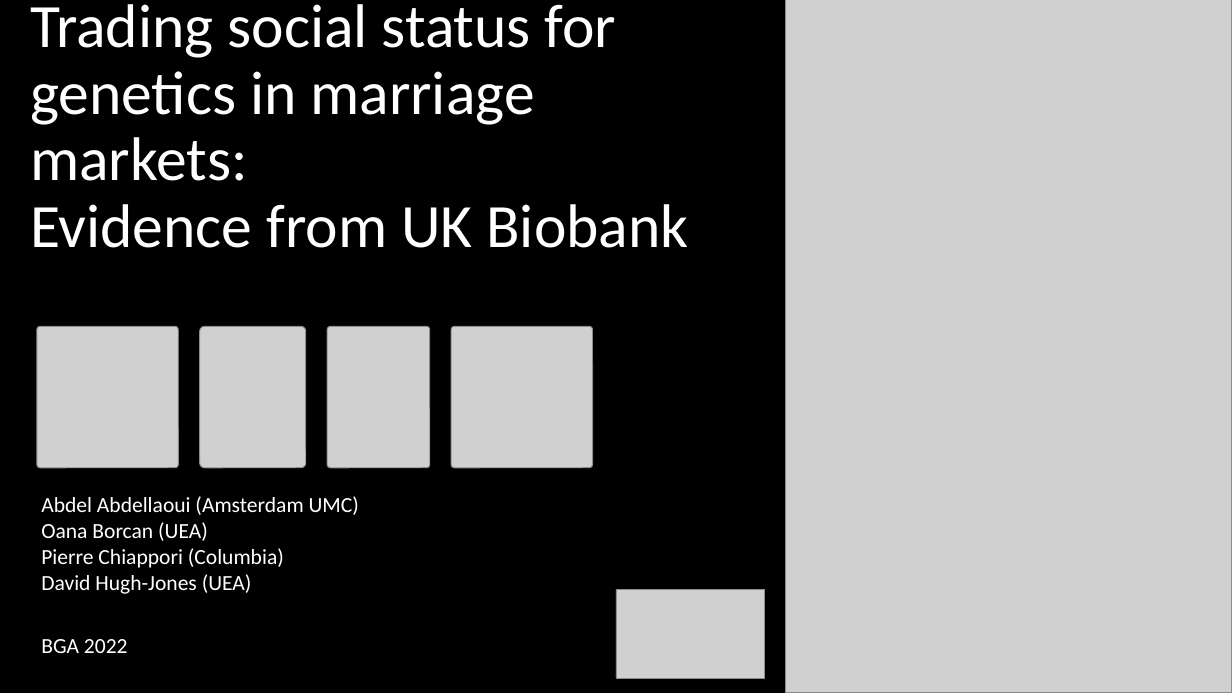
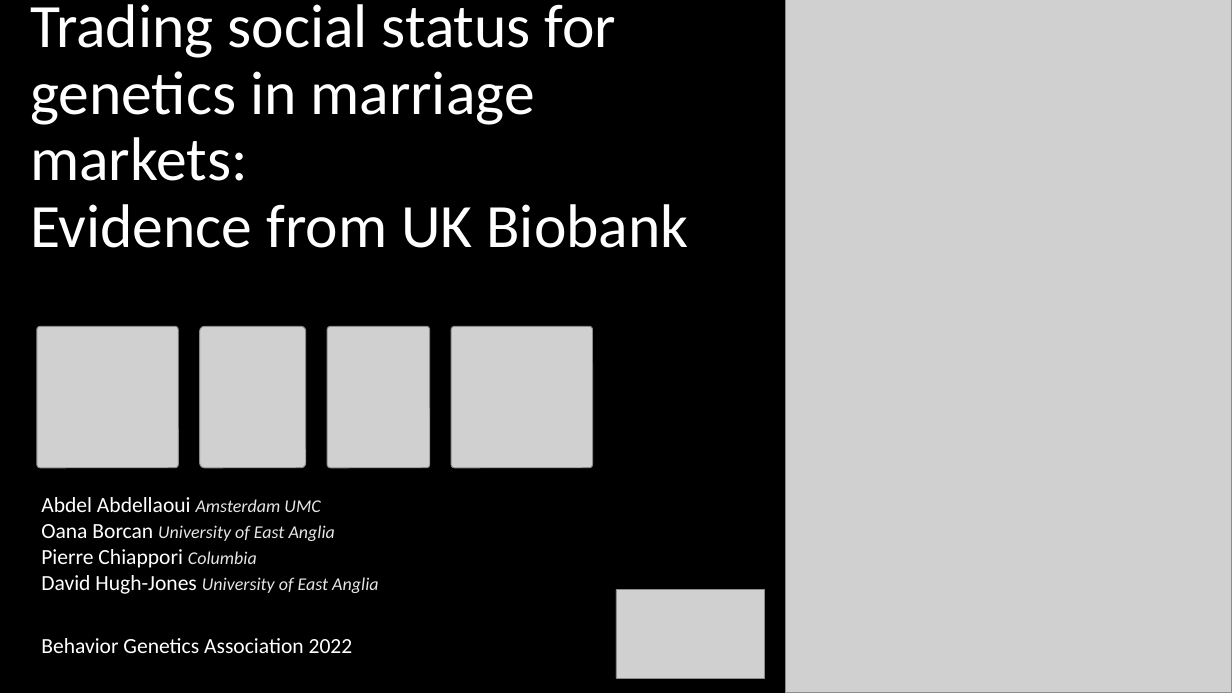
Before and after one commit to hughjonesd/trading-genetics, a slide deck: slide 1 of BGA 2022 presentation.pptx. Drawn at 1232x693 pixels with LibreOffice and Linux fonts; fonts in the diff are those of the drawing; grey boxes stand for pictures. Boxes give left, top, right and bottom in pixels: in the first picture for what was removed or moved away, otherwise in the second. Text is boxed around its words. In the diff, an @@ line names an element or a change of style, - is before the commit and + after.

```diff
--- a/BGA 2022 presentation.pptx
+++ b/BGA 2022 presentation.pptx
@@ subtitle at (41,497,378,653): text changed @@
-Abdel Abdellaoui (Amsterdam UMC)
-Oana Borcan (UEA)
-Pierre Chiappori (Columbia)
-David Hugh-Jones (UEA)
-BGA 2022
+Abdel Abdellaoui Amsterdam UMC
+Oana Borcan University of East Anglia
+Pierre Chiappori Columbia
+David Hugh-Jones University of East Anglia
+Behavior Genetics Association 2022
```
Also in this commit, not shown: 7 other slides changed.
